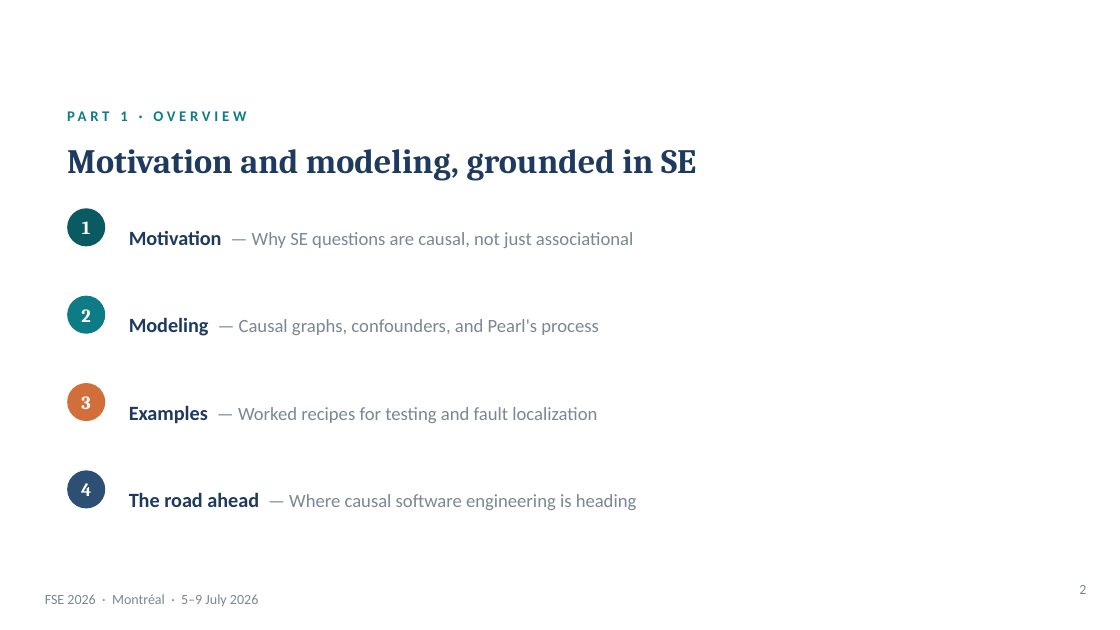
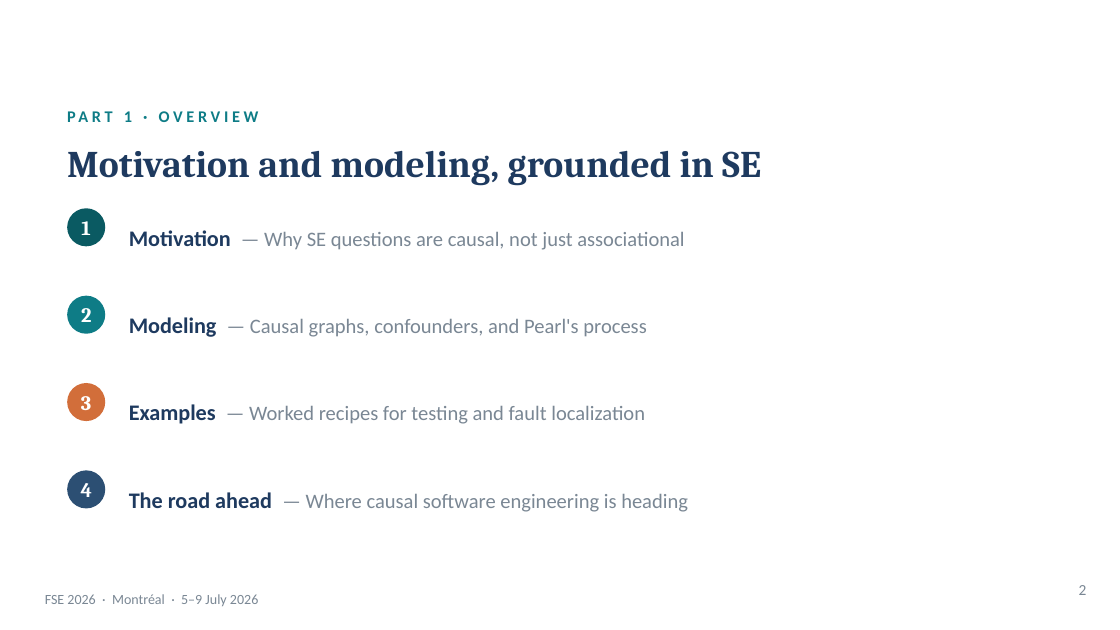
Before and after one commit to martinheyn/CI4SE_Tutorial, a slide deck: slide 2 of slides/Part 1 Causal Modelling_intro_testing_RCA.pptx. Drawn at 1120x630 pixels with LibreOffice and Linux fonts; fonts in the diff are those of the drawing; background and template pictures are left out. Boxes give left, top, right and bottom in pixels: in the first picture for what was removed or moved away, otherwise in the second. Text is boxed around its words. In the diff, an @@ line names an element or a change of style, - is before the commit and + after.

Commit message:
Updated Part 1 and conclusion draft

```diff
--- a/slides/Part 1 Causal Modelling_intro_testing_RCA.pptx
+++ b/slides/Part 1 Causal Modelling_intro_testing_RCA.pptx
@@ text "PART 1 · OVERVIEW" at [124, 111, 132, 122]: size 9.5 to 10.4 pt @@
@@ text "Motivation and modeling, grounded in ..." at [67, 151, 761, 186]: size 22 to 24.2 pt @@
@@ text "Motivation — Why SE questions ..." at [129, 230, 684, 250]: size 13 to 14.3 pt in "Motivation"; size 12 to 13.2 pt in "— Why SE questions are causal, not ..." @@
@@ ellipse "2" at [67, 296, 105, 334]: size 12 to 13.2 pt @@
@@ text "Modeling — Causal graphs, confounders, ..." at [129, 317, 646, 337]: size 13 to 14.3 pt in "Modeling"; size 12 to 13.2 pt in "— Causal graphs, confounders, and Pearl's process" @@
@@ text "Examples — Worked recipes for ..." at [129, 404, 645, 424]: size 13 to 14.3 pt in "Examples"; size 12 to 13.2 pt in "— Worked recipes for testing and fault ..." @@
@@ text "The road ahead — Where ..." at [129, 492, 688, 512]: size 13 to 14.3 pt in "The road ahead"; size 12 to 13.2 pt in "— Where causal software engineering is heading" @@
```
Also in this commit, not shown: 18 other slides changed, 5 slides added, 12 slides removed, 2 other files.
